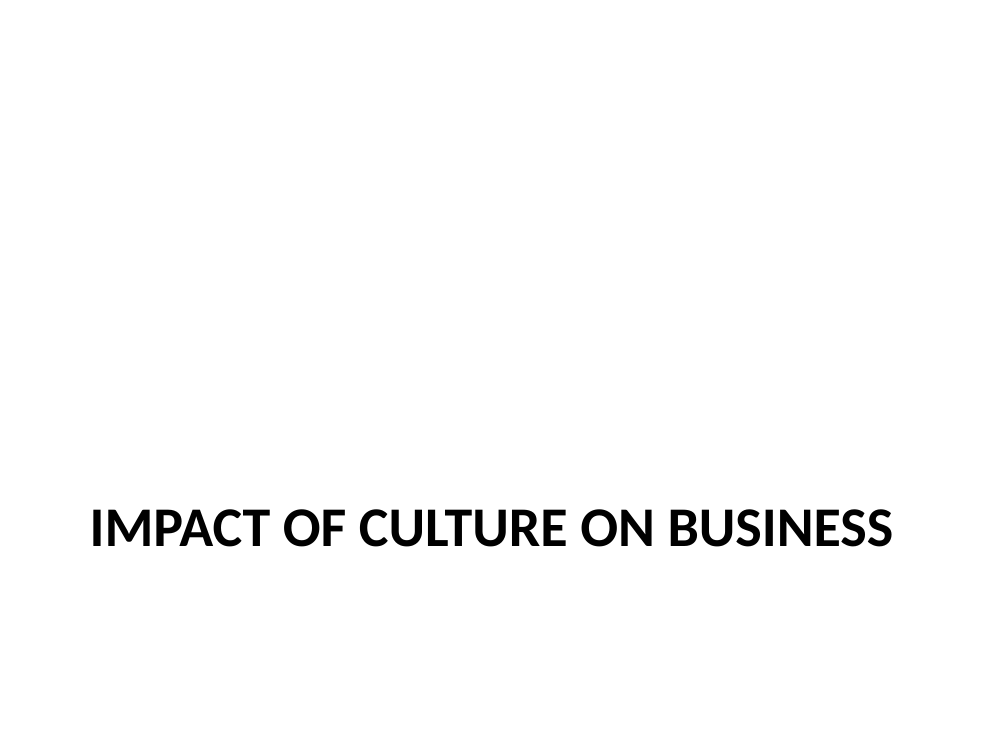
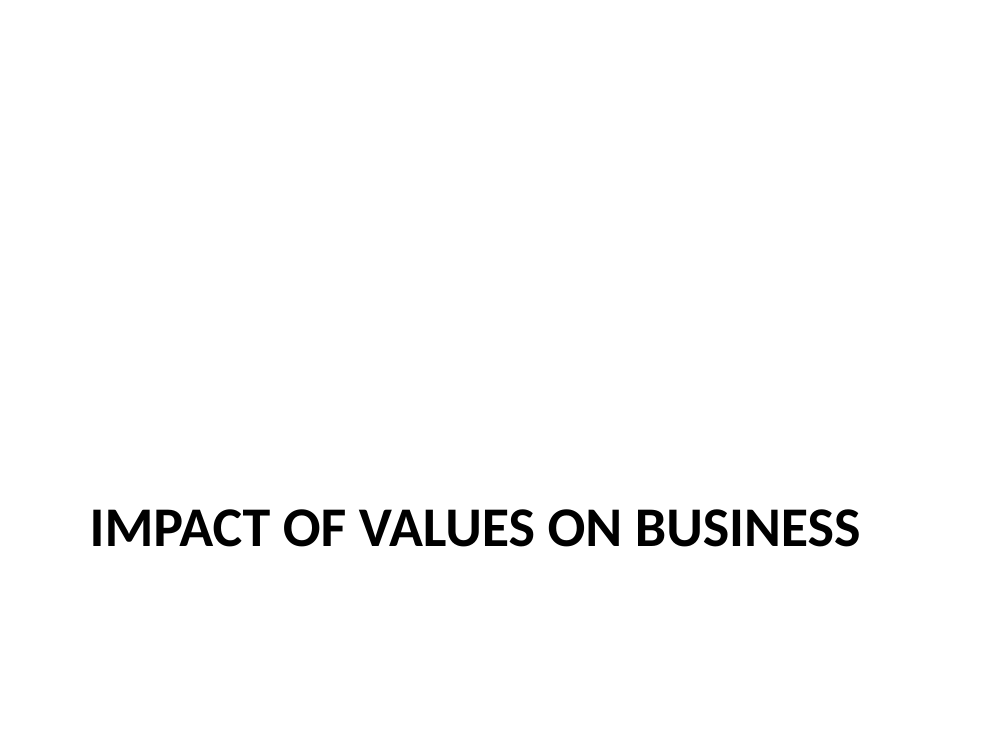
Before and after one commit to suman98/slide-gen-ai, a slide deck: slide 5 of output/presentation.pptx (slide 4 before the commit). Drawn at 1008x756 pixels with LibreOffice and Linux fonts; fonts in the diff are those of the drawing. Boxes give left, top, right and bottom in pixels: in the first picture for what was removed or moved away, otherwise in the second. Text is boxed around its words. In the diff, an @@ line names an element or a change of style, - is before the commit and + after.

```diff
--- a/output/presentation.pptx
+++ b/output/presentation.pptx
@@ title at (x1=90, y1=509, x2=861, y2=547): text changed @@
-IMPACT OF CULTURE ON BUSINESS
+IMPACT OF VALUES ON BUSINESS
```
Also in this commit, not shown: 3 other slides changed, 3 slides added, 2 slides removed, 12 other files.
